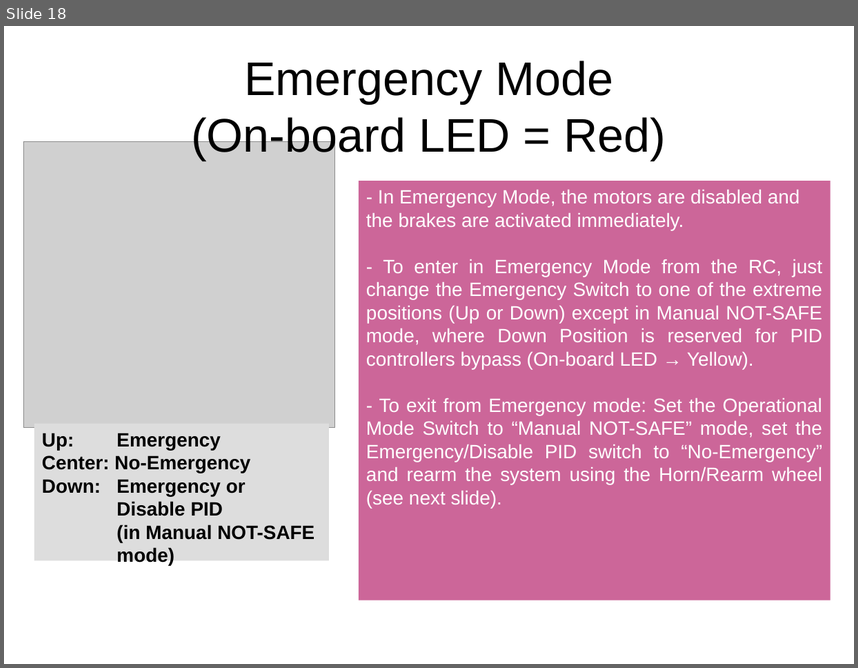
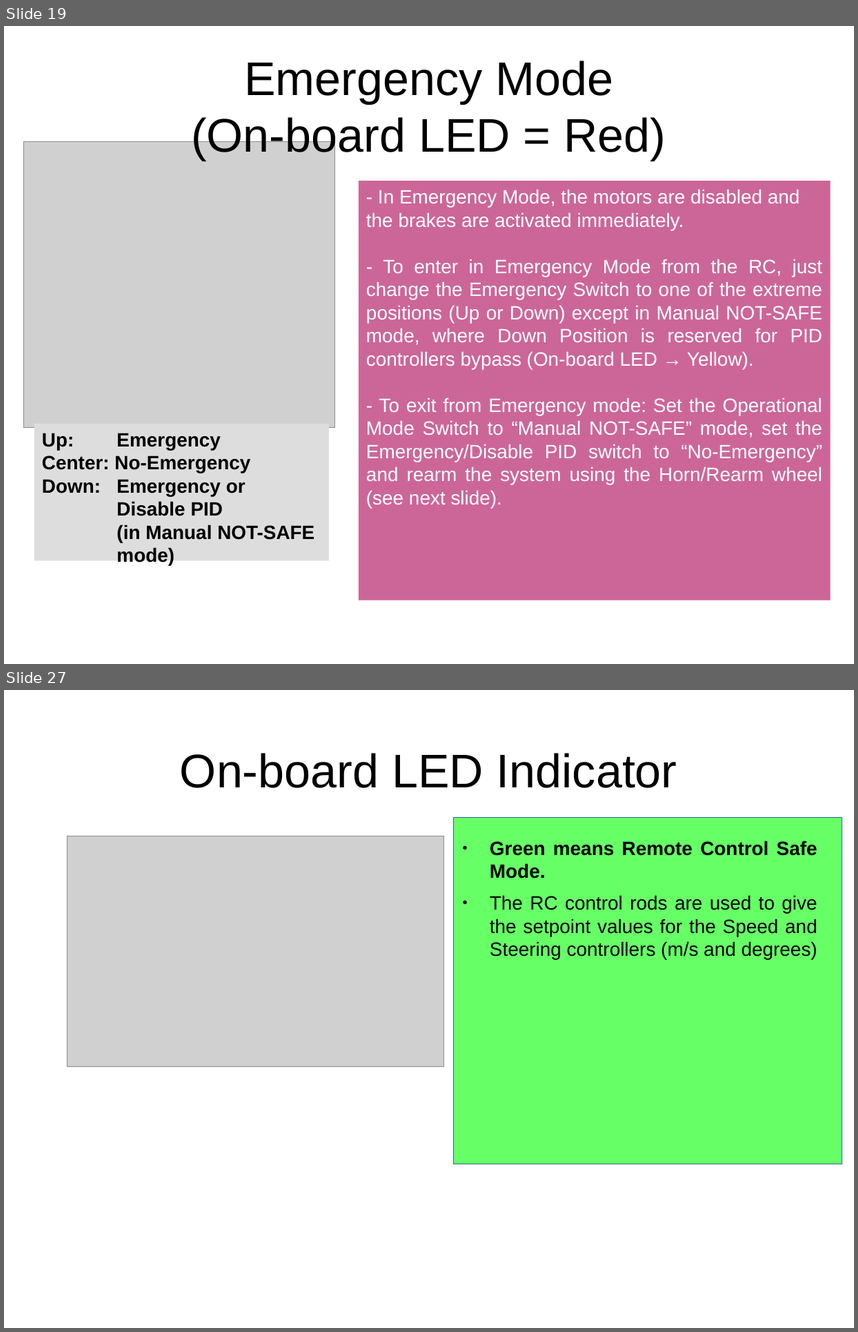
Before and after one commit to AUROVA-LAB/aurova_clear, a slide deck: documentation/clear_user_manual.odp. Shown one above the other, each under a label of ours: slide 18 before the commit, slides 19 and 27 after it; the slides between them are not shown. The pictures are 858x668 and 858x1332 pixels, drawn with LibreOffice and Linux fonts; fonts in the diff are those of the drawing; grey boxes stand for pictures. Boxes give left, top, right and bottom in pixels: in the first picture for what was removed or moved away, otherwise in the second. Text is boxed around its words. In the diff, an @@ line names an element or a change of style, - is before the commit and + after.

Commit message:
user manual completed, changed verbose level to only three values, no_verbose, regular_verbose_level and debug_verbose_level

```diff
--- a/documentation/clear_user_manual.odp
+++ b/documentation/clear_user_manual.odp
@@ slide 27 added at [4, 690, 854, 1328], background #FFFFFF @@
@@ title added at [180, 753, 677, 788], 44 pt, text #000000 @@
+On-board LED Indicator
@@ rectangle added at [454, 817, 842, 1163], fill #66FF66, outline #3465A4 0 pt @@
@@ picture added at [67, 836, 444, 1067] @@
@@ text added at [490, 840, 818, 959], 18 pt, text #000000 @@
+● Green means Remote Control Safe Mode.
+● The RC control rods are used to give the setpoint values for the Speed and Steering controllers (m/s and degrees)
@@ what was slide 18 is now slide 19 @@
```
Also in this commit, not shown: 8 slides changed, 28 other slides added, 3 other files.
